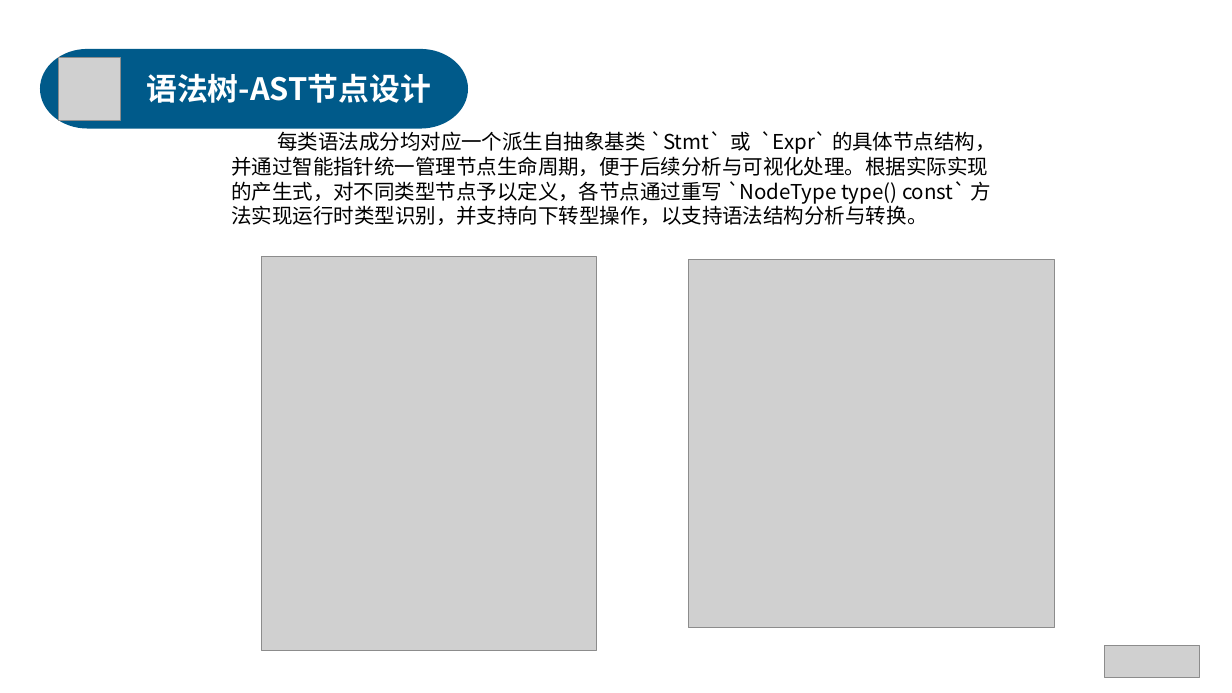
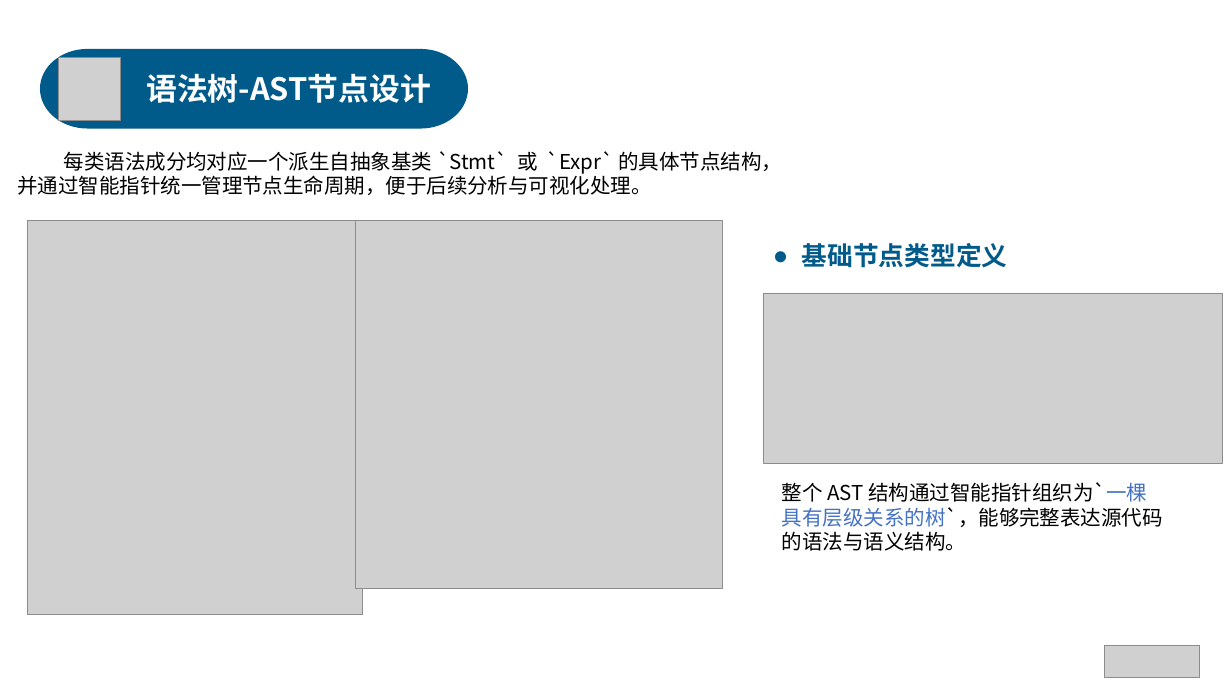
Before and after one commit to anxi710/compiler-principle-project, a slide deck: slide 16 of report/compiler_ppt.pptx. Drawn at 1232x693 pixels with LibreOffice and Linux fonts; fonts in the diff are those of the drawing; grey boxes stand for pictures. Boxes give left, top, right and bottom in pixels: in the first picture for what was removed or moved away, otherwise in the second. Text is boxed around its words. In the diff, an @@ line names an element or a change of style, - is before the commit and + after.

```diff
--- a/report/compiler_ppt.pptx
+++ b/report/compiler_ppt.pptx
@@ text at [18,151,782,195]: text changed @@
-每类语法成分均对应一个派生自抽象基类 `Stmt` 或 `Expr` 的具体节点结构，并通过智能指针统一管理节点生命周期，便于后续分析与可视化处理。根据实际实现的产生式，对不同类型节点予以定义，各节点通过重写 `NodeType type() const` 方法实现运行时类型识别，并支持向下转型操作，以支持语法结构分析与转换。
+每类语法成分均对应一个派生自抽象基类 `Stmt` 或 `Expr` 的具体节点结构，并通过智能指针统一管理节点生命周期，便于后续分析与可视化处理。
@@ picture: place and size @@
-picture at [262,256,596,651]
+picture at [28,220,362,615]
@@ picture: place and size @@
-picture at [689,260,1055,628]
+picture at [356,220,723,588]
@@ text added at [802,243,1008,268], 20 pt, text #005A8A, bold @@
+● 基础节点类型定义
@@ picture added at [764,293,1223,463] @@
@@ text added at [782,482,1163,551], 16 pt, text #000000 @@
+整个 AST 结构通过智能指针组织为`一棵具有层级关系的树`，能够完整表达源代码的语法与语义结构。
```
Also in this commit, not shown: 7 other slides changed, 1 slide added, 4 slides removed.
